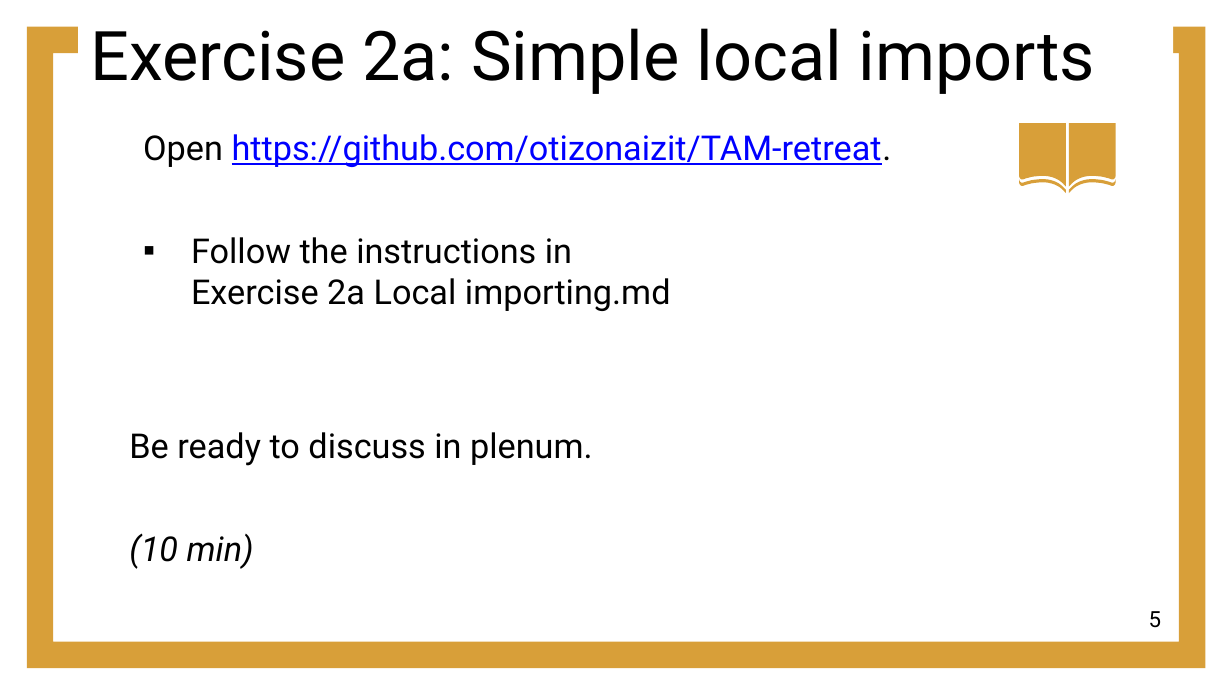
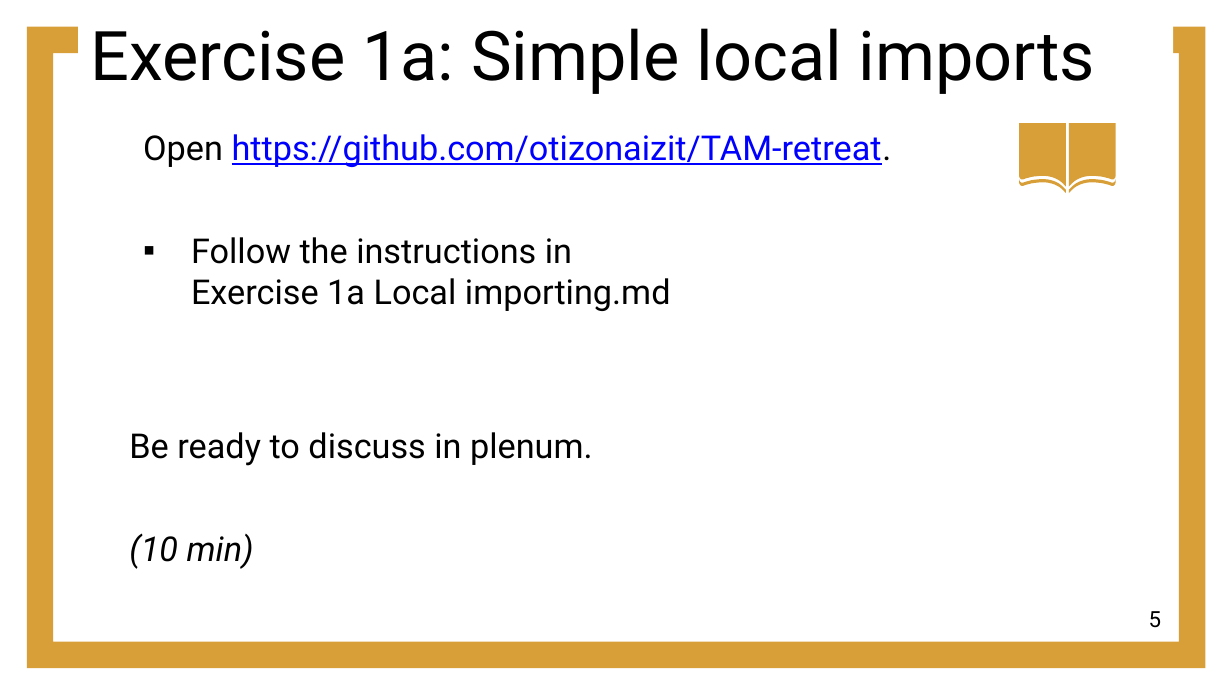
Before and after one commit to otizonaizit/TAM-retreat, a slide deck: slide 5 of ODD/materials/part1_local_imports.pptx. Drawn at 1232x693 pixels with LibreOffice and Linux fonts; fonts in the diff are those of the drawing. Boxes give left, top, right and bottom in pixels: in the first picture for what was removed or moved away, otherwise in the second. Text is boxed around its words. In the diff, an @@ line names an element or a change of style, - is before the commit and + after.

```diff
--- a/ODD/materials/part1_local_imports.pptx
+++ b/ODD/materials/part1_local_imports.pptx
@@ title at (x1=90, y1=28, x2=1095, y2=94): text changed @@
-Exercise 2a: Simple local imports
+Exercise 1a: Simple local imports
@@ text at (x1=191, y1=237, x2=671, y2=311): text changed @@
-▪ Follow the instructions in
-  Exercise 2a Local importing.md
+▪ Follow the instructions in
+  Exercise 1a Local importing.md
```
Also in this commit, not shown: 3 other slides changed, 2 other files.
